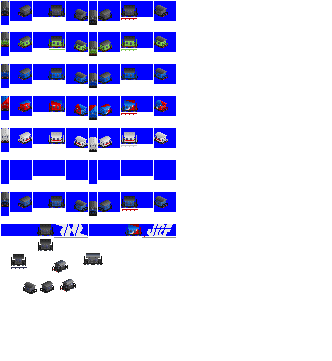
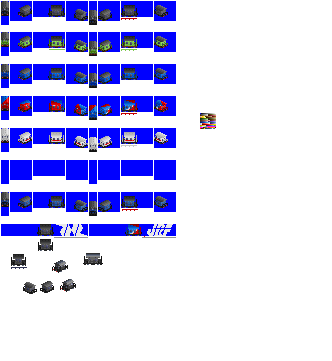
Layers edited between the first and the second w=332, h=361 image:
added layer "Pasted Layer" above "yo 8000" over [200, 113, 216, 129]
